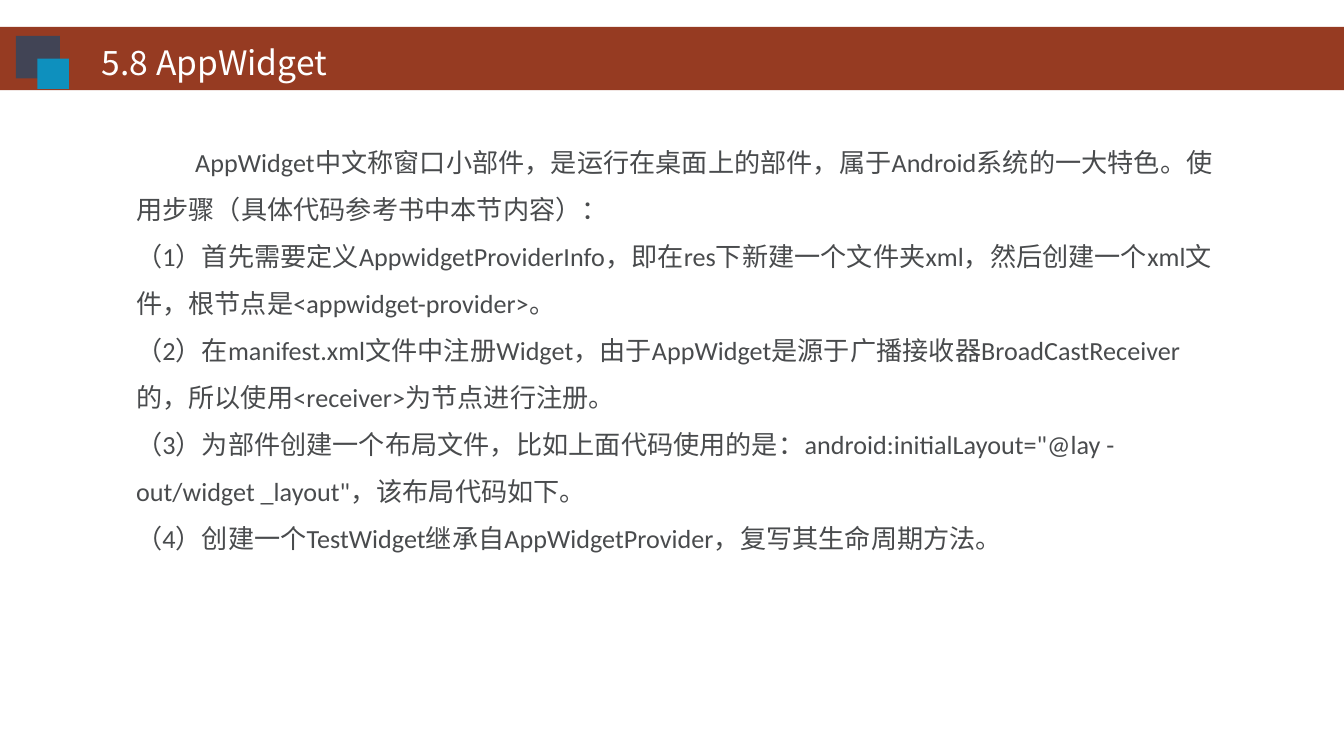
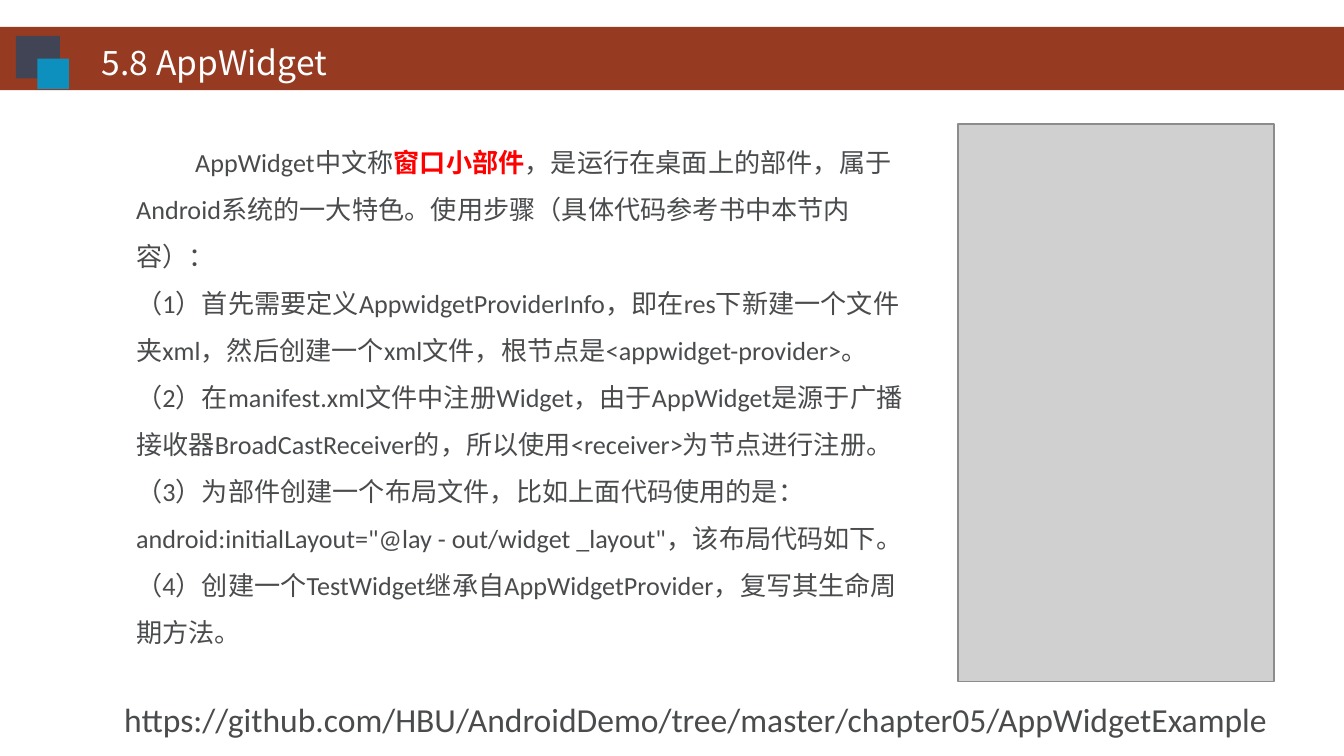
Before and after one commit to HBU/Android-PPT, a slide deck: slide 53 of 03.0 -- 用户界面 -- 第05章.ppt. Drawn at 1344x756 pixels with LibreOffice and Linux fonts; fonts in the diff are those of the drawing; grey boxes stand for pictures; background and template pictures are left out. Boxes give left, top, right and bottom in pixels: in the first picture for what was removed or moved away, otherwise in the second. Text is boxed around its words. In the diff, an @@ line names an element or a change of style, - is before the commit and + after.

```diff
--- a/03.0 -- 用户界面 -- 第05章.ppt
+++ b/03.0 -- 用户界面 -- 第05章.ppt
@@ picture added at (958, 124, 1274, 681) @@
@@ text at (136, 151, 891, 269): text colour #494B4D to #FF0000, bold on in "AppWidget中文称窗口小部件，是运行在桌面上的部件，属于Android系统的一大特色。使用步骤（具体代码参考书中本 ..." @@
@@ text added at (124, 708, 1266, 738), 18 pt, text #494B4D @@
+https://github.com/HBU/AndroidDemo/tree/master/chapter05/AppWidgetExample
```
Also in this commit, not shown: 32 other slides changed, 1 slide added, 1 slide removed.
